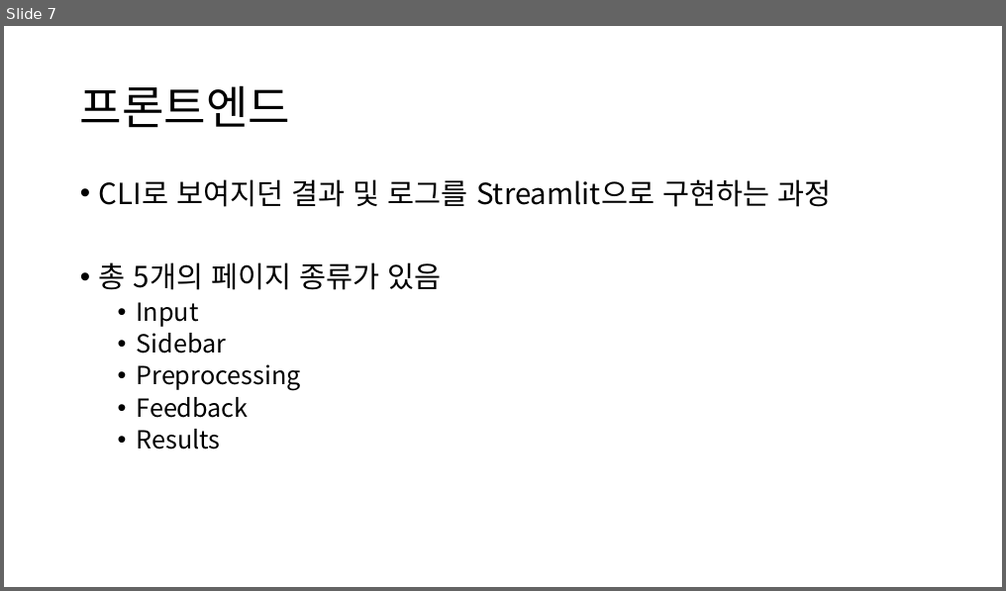
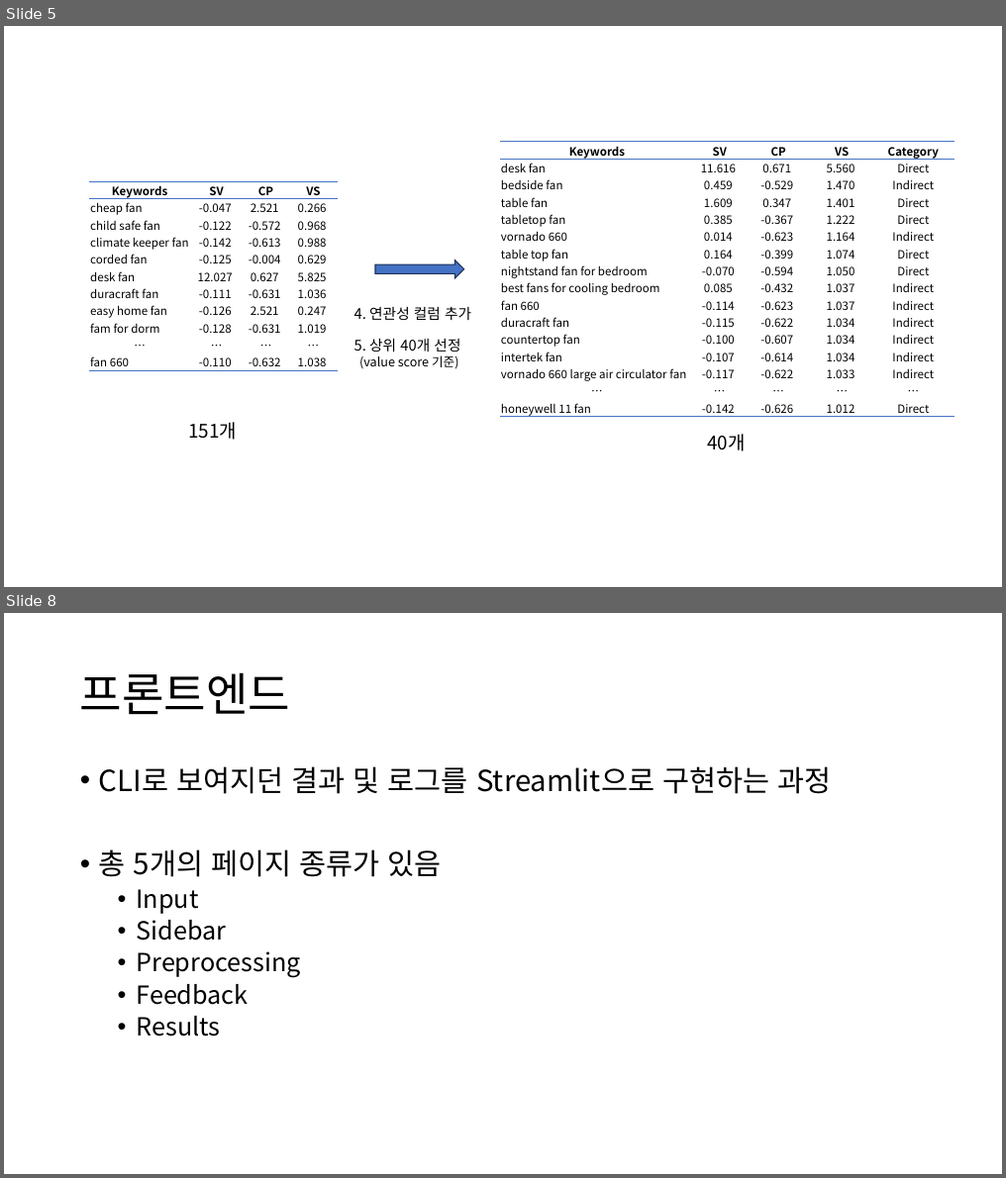
Before and after one commit to semistone97/pjt-SEO, a slide deck: jskim/키워드 기반 리스팅 최적화 에이전트 - 구현파트.pptx. Shown one above the other, each under a label of ours: slide 7 before the commit, slides 5 and 8 after it; the slides between them are not shown. The pictures are 1006x591 and 1006x1178 pixels, drawn with LibreOffice and Linux fonts; fonts in the diff are those of the drawing. Boxes give left, top, right and bottom in pixels: in the first picture for what was removed or moved away, otherwise in the second. Text is boxed around its words. In the diff, an @@ line names an element or a change of style, - is before the commit and + after.

```diff
--- a/jskim/키워드 기반 리스팅 최적화 에이전트 - 구현파트.pptx
+++ b/jskim/키워드 기반 리스팅 최적화 에이전트 - 구현파트.pptx
@@ slide 5 added at (4,26,1002,587), background #FFFFFF @@
@@ table added at (500,142,954,421), 16 rows, 5 columns @@
+Keywords | SV | CP | VS | Category
+desk fan | 11.616 | 0.671 | 5.560 | Direct
+bedside fan | 0.459 | -0.529 | 1.470 | Indirect
+table fan | 1.609 | 0.347 | 1.401 | Direct
+tabletop fan | 0.385 | -0.367 | 1.222 | Direct
+vornado 660 | 0.014 | -0.623 | 1.164 | Indirect
+table top fan | 0.164 | -0.399 | 1.074 | Direct
+nightstand fan for bedroom | -0.070 | -0.594 | 1.050 | Direct
+best fans for cooling bedroom | 0.085 | -0.432 | 1.037 | Indirect
+fan 660 | -0.114 | -0.623 | 1.037 | Indirect
+duracraft fan | -0.115 | -0.622 | 1.034 | Indirect
+countertop fan | -0.100 | -0.607 | 1.034 | Indirect
+intertek fan | -0.107 | -0.614 | 1.034 | Indirect
+vornado 660 large air circulator fan | -0.117 | -0.622 | 1.033 | Indirect
+… | … | … | … | …
+honeywell 11 fan | -0.142 | -0.626 | 1.012 | Direct
@@ table added at (89,181,338,375), 11 rows, 4 columns @@
+Keywords | SV | CP | VS
+cheap fan | -0.047 | 2.521 | 0.266
+child safe fan | -0.122 | -0.572 | 0.968
+climate keeper fan | -0.142 | -0.613 | 0.988
+corded fan | -0.125 | -0.004 | 0.629
+desk fan | 12.027 | 0.627 | 5.825
+duracraft fan | -0.111 | -0.631 | 1.036
+easy home fan | -0.126 | 2.521 | 0.247
+fam for dorm | -0.128 | -0.631 | 1.019
+… | … | … | …
+fan 660 | -0.110 | -0.632 | 1.038
@@ right arrow added at (375,261,464,279), fill #4472C4, outline #1E3256 1 pt @@
@@ text added at (354,307,471,370), 14 pt, text #000000 @@
+4. 연관성 컬럼 추가
+5. 상위 40개 선정
+(value score 기준)
@@ text added at (188,422,237,440), 18 pt, text #000000 @@
+151개
@@ text added at (707,434,745,452), 18 pt, text #000000 @@
+40개
@@ what was slide 7 is now slide 8 @@
```
Also in this commit, not shown: 10 slides changed, 1 other slide added, 1 slide removed, 6 other files.
